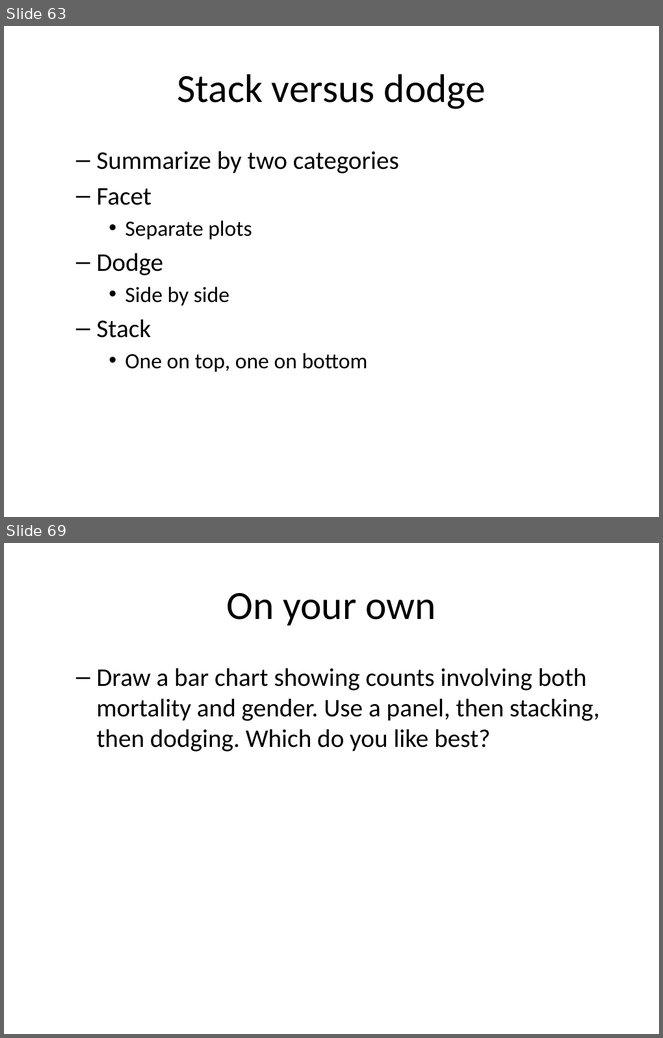
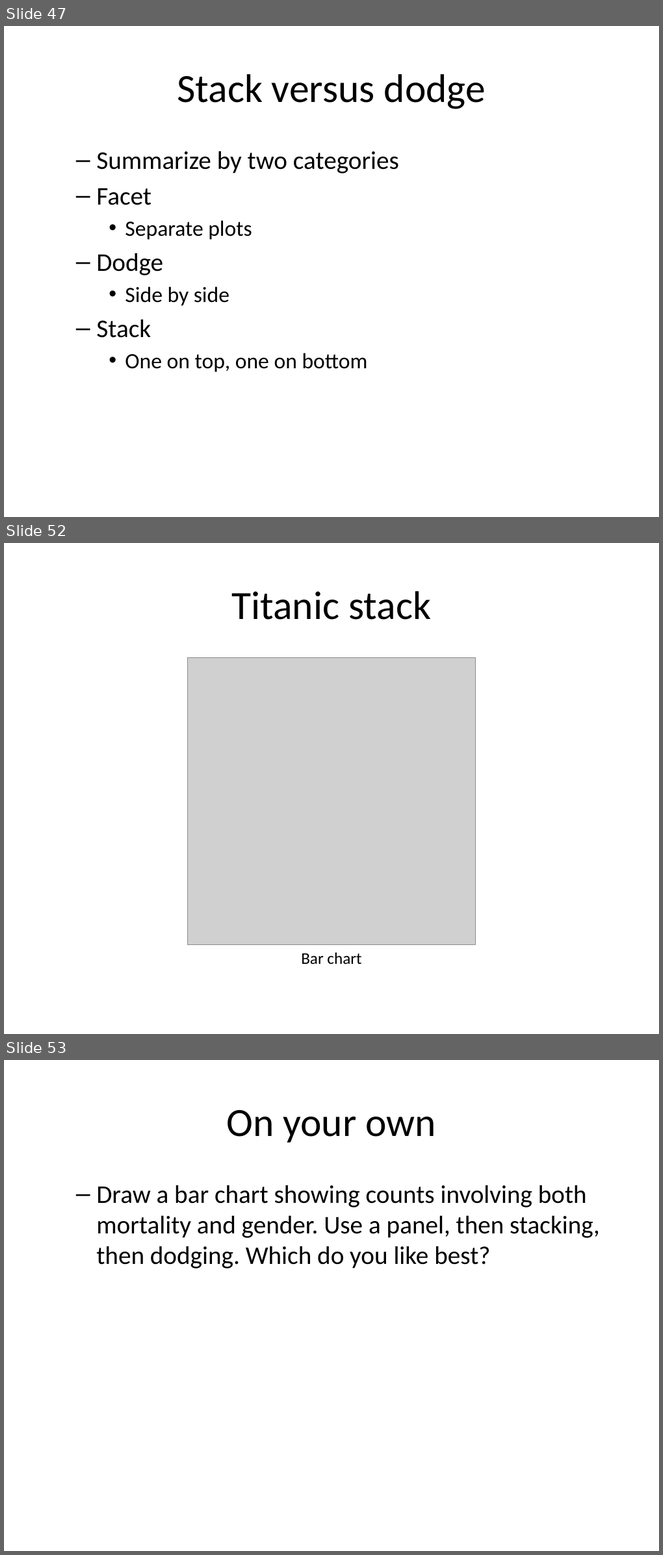
Before and after one commit to pmean/data-visualization, a slide deck: data-viz-02/src/data-visualization-02-bars.pptx. Shown one above the other, each under a label of ours: slides 63 and 69 before the commit, slides 47, 52 and 53 after it; the slides between them are not shown. The pictures are 663x1038 and 663x1555 pixels, drawn with LibreOffice and Linux fonts; fonts in the diff are those of the drawing; grey boxes stand for pictures. Boxes give left, top, right and bottom in pixels: in the first picture for what was removed or moved away, otherwise in the second. Text is boxed around its words. In the diff, an @@ line names an element or a change of style, - is before the commit and + after.

```diff
--- a/data-viz-02/src/data-visualization-02-bars.pptx
+++ b/data-viz-02/src/data-visualization-02-bars.pptx
@@ slide 52 added at (4,543,659,1034), background #FFFFFF @@
@@ title added at (232,591,431,620), 44 pt, text #000000 @@
+Titanic stack
@@ picture added at (188,657,476,945) @@
@@ text added at (301,953,362,964), 18 pt, text #000000 @@
+Bar chart
@@ what was slide 63 is now slide 47 @@
@@ what was slide 69 is now slide 53 @@
```
Also in this commit, not shown: 16 slides changed, 4 other slides added, 21 slides removed, 47 other files.
